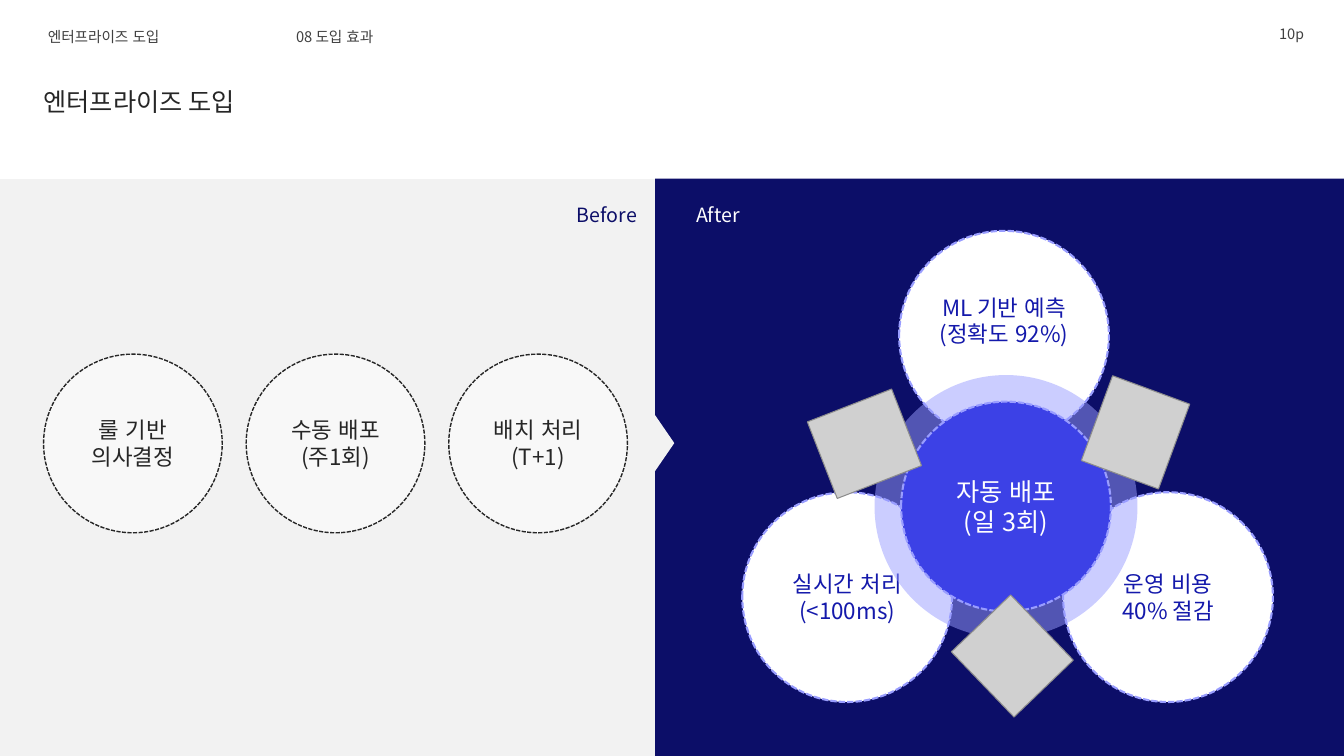
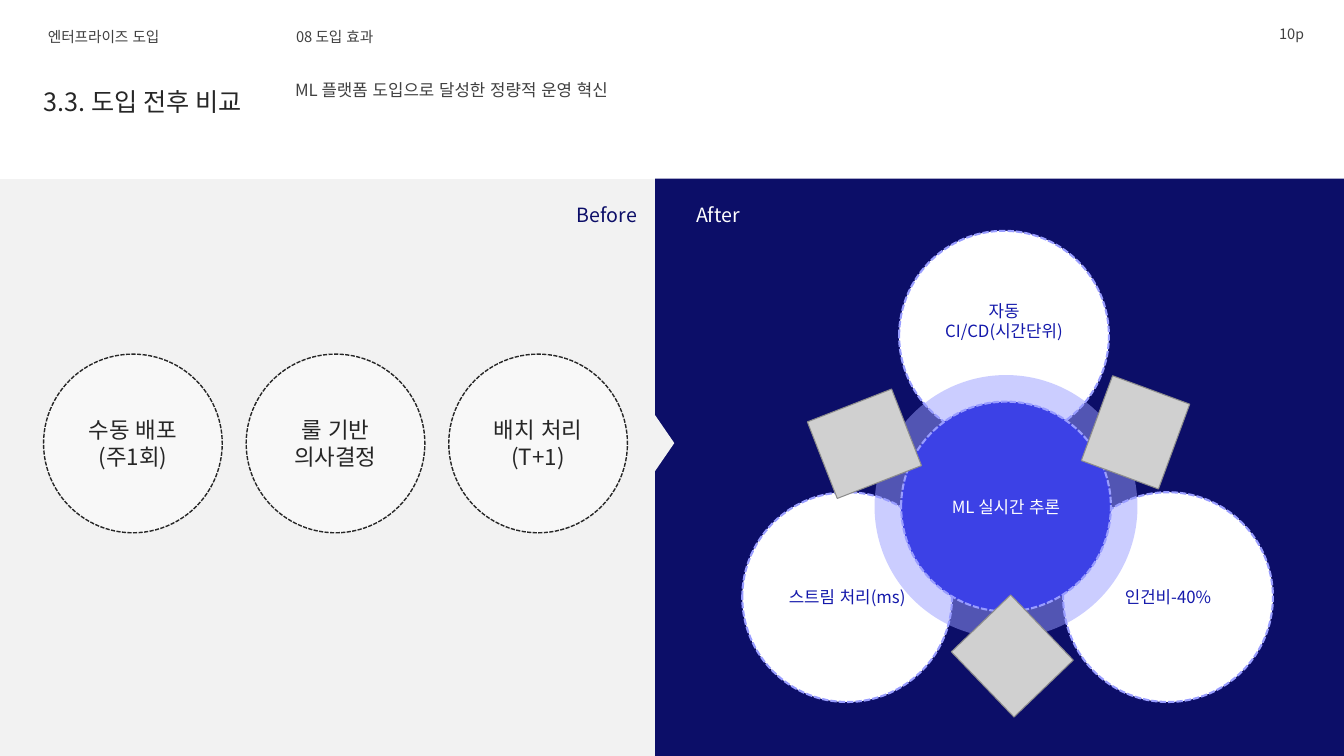
Before and after one commit to lhs6395-hslee/2026-gsn-pptx, a slide deck: slide 10 of result/머신러닝_심층_기술_가이드_재현검증.pptx. Drawn at 1344x756 pixels with LibreOffice and Linux fonts; fonts in the diff are those of the drawing; grey boxes stand for pictures; background and template pictures are left out. Boxes give left, top, right and bottom in pixels: in the first picture for what was removed or moved away, otherwise in the second. Text is boxed around its words. In the diff, an @@ line names an element or a change of style, - is before the commit and + after.

```diff
--- a/result/머신러닝_심층_기술_가이드_재현검증.pptx
+++ b/result/머신러닝_심층_기술_가이드_재현검증.pptx
@@ text added at (x1=295, y1=82, x2=608, y2=98), 12 pt, text #404040 @@
+ML 플랫폼 도입으로 달성한 정량적 운영 혁신
@@ text at (x1=43, y1=90, x2=241, y2=113): text changed @@
-엔터프라이즈 도입
+3.3. 도입 전후 비교
@@ text in ellipse at (x1=945, y1=303, x2=1063, y2=340): text changed; size 16 to 12 pt @@
-ML 기반 예측(정확도 92%)
+자동 CI/CD(시간단위)
@@ text in ellipse at (x1=89, y1=419, x2=177, y2=470): text changed @@
-룰 기반 의사결정
+수동 배포(주1회)
@@ text in ellipse at (x1=294, y1=419, x2=376, y2=467): text changed @@
-수동 배포(주1회)
+룰 기반 의사결정
@@ text in ellipse at (x1=952, y1=499, x2=1060, y2=515): text changed; size 18 to 12 pt @@
-자동 배포(일 3회)
+ML 실시간 추론
@@ text in ellipse at (x1=789, y1=586, x2=906, y2=606): text changed; size 16 to 12 pt @@
-실시간 처리(<100ms)
+스트림 처리(ms)
@@ text in ellipse at (x1=1125, y1=589, x2=1211, y2=605): text changed; size 16 to 12 pt @@
-운영 비용 40% 절감
+인건비-40%
```
Also in this commit, not shown: 11 other slides changed, 5 other files.
